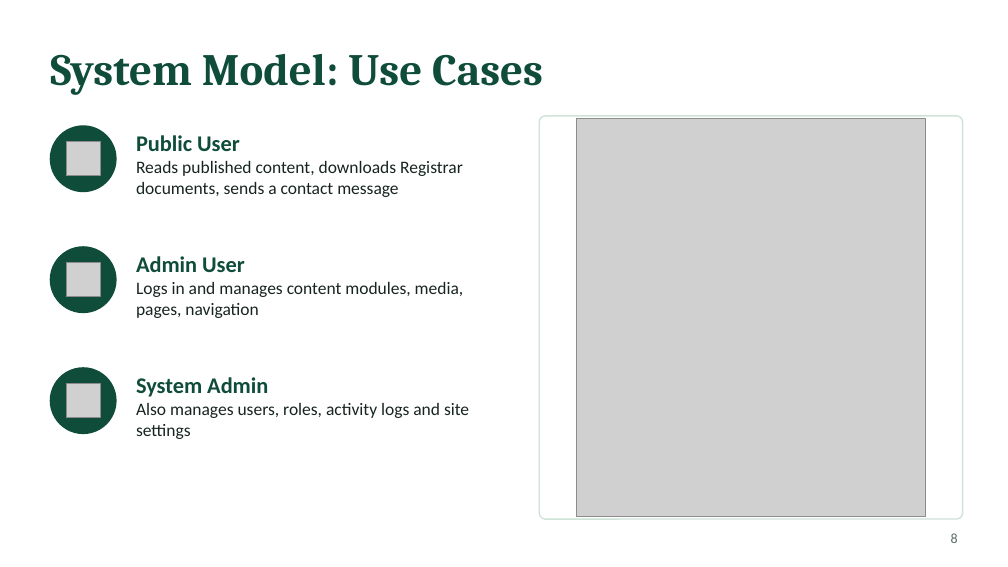
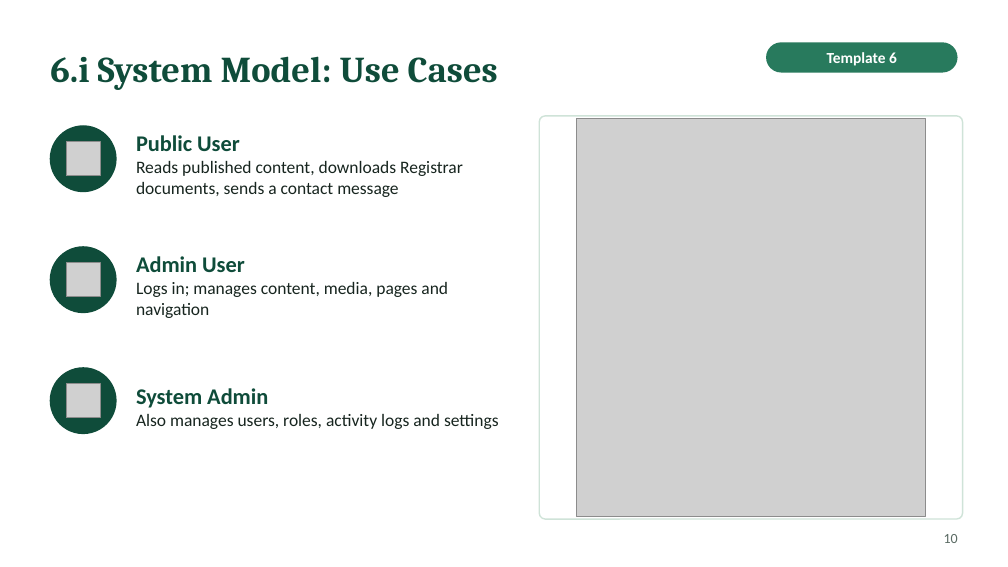
Before and after one commit to Nediusman/OBU-Intern, a slide deck: slide 10 of document/OBU-CMS_Presentation.pptx (slide 8 before the commit). Drawn at 1008x567 pixels with LibreOffice and Linux fonts; fonts in the diff are those of the drawing; grey boxes stand for pictures. Boxes give left, top, right and bottom in pixels: in the first picture for what was removed or moved away, otherwise in the second. Text is boxed around its words. In the diff, an @@ line names an element or a change of style, - is before the commit and + after.

```diff
--- a/document/OBU-CMS_Presentation.pptx
+++ b/document/OBU-CMS_Presentation.pptx
@@ title at [50, 56, 498, 90]: text changed; size 32 to 26 pt @@
-System Model: Use Cases
+6.i System Model: Use Cases
@@ rounded rectangle added at [766, 42, 958, 73], fill #287A5D, 11 pt, text #FFFFFF, bold @@
+Template 6
@@ text at [136, 282, 448, 318]: text changed @@
-Logs in and manages content modules, media, pages, navigation
+Logs in; manages content, media, pages and navigation
@@ text at [136, 414, 499, 429]: text changed @@
-Also manages users, roles, activity logs and site settings
+Also manages users, roles, activity logs and settings
@@ page number at [944, 534, 958, 543]: text changed @@
-8
+10
```
Also in this commit, not shown: 4 other slides changed, 12 slides added, 13 slides removed, 25 other files.
